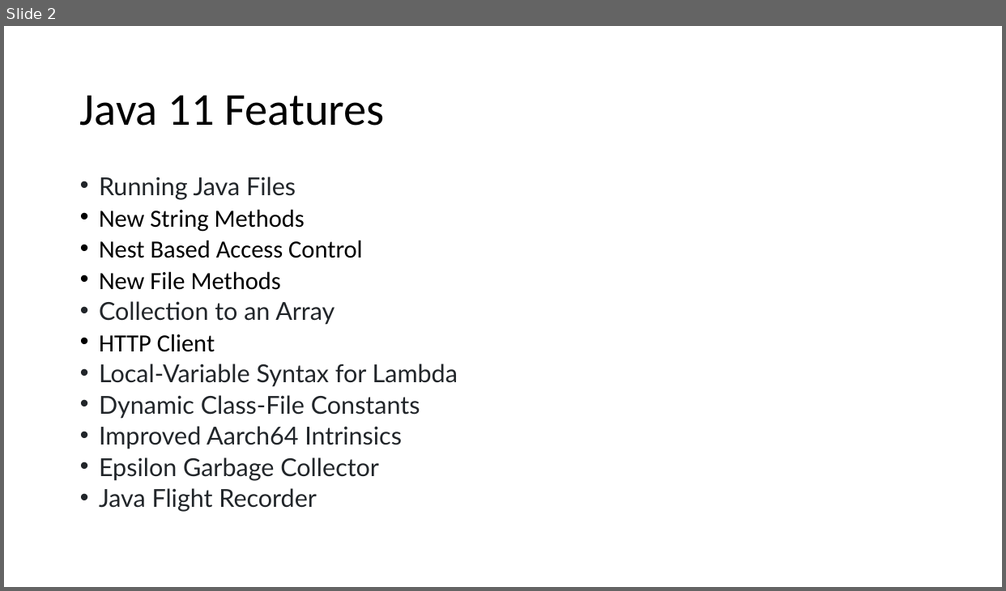
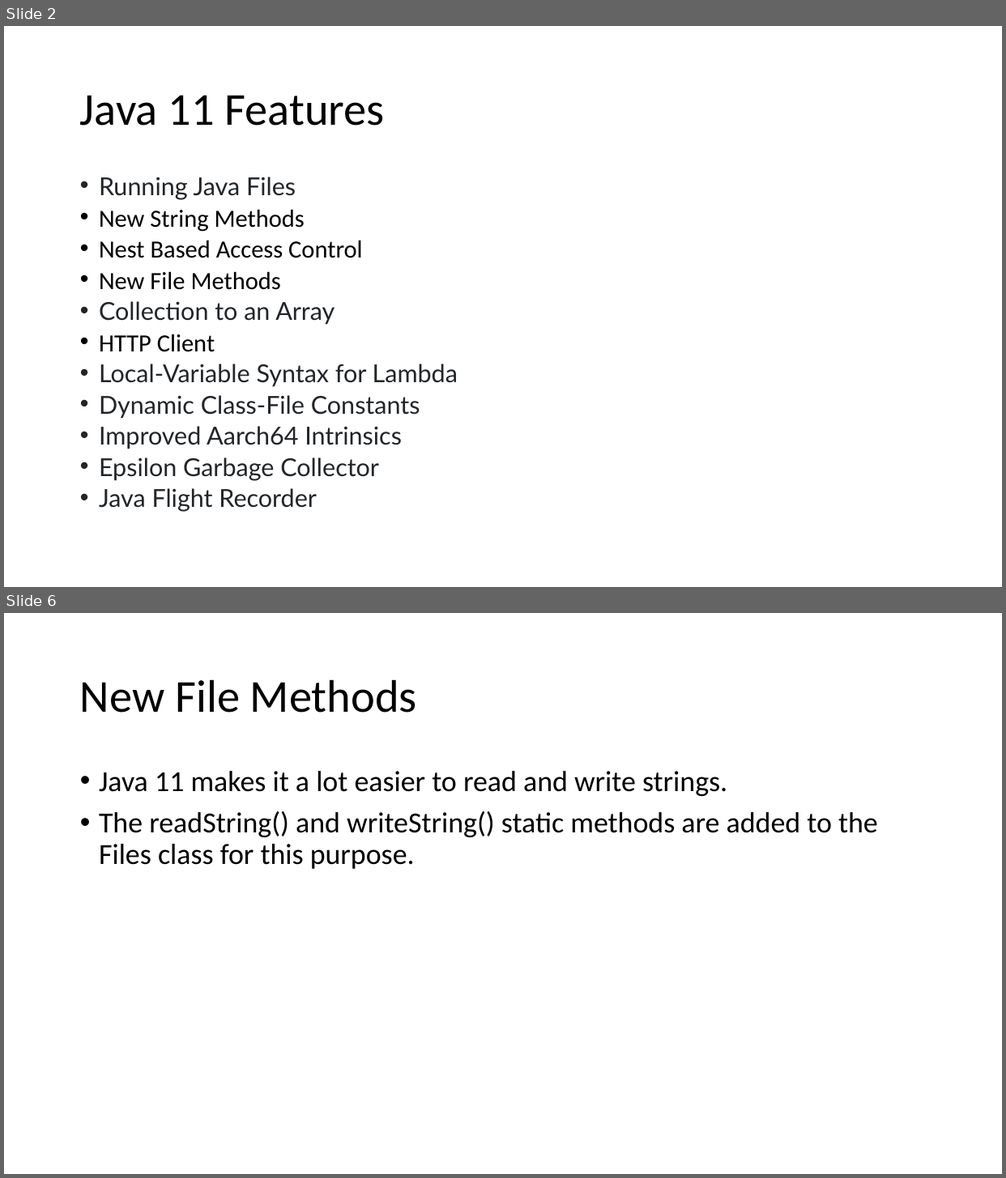
Before and after one commit to techelly/gladvancejavatraining, a slide deck: content/Java 11 Features.pptx. Shown one above the other, each under a label of ours: slide 2 before the commit, slides 2 and 6 after it; the slides between them are not shown. The pictures are 1006x591 and 1006x1178 pixels, drawn with LibreOffice and Linux fonts; fonts in the diff are those of the drawing. Boxes give left, top, right and bottom in pixels: in the first picture for what was removed or moved away, otherwise in the second. Text is boxed around its words. In the diff, an @@ line names an element or a change of style, - is before the commit and + after.

Commit message:
daythree classwork

```diff
--- a/content/Java 11 Features.pptx
+++ b/content/Java 11 Features.pptx
@@ slide 6 added at <box>4,613,1002,1174</box>, background #FFFFFF @@
@@ title added at <box>80,679,417,713</box>, 44 pt, text #000000 @@
+New File Methods
@@ text added at <box>99,771,878,869</box>, 28 pt, text #000000 @@
+• Java 11 makes it a lot easier to read and write strings.
+• The readString() and writeString() static methods are added to the Files class for this purpose.
```
Also in this commit, not shown: 1 slide changed, 12 other slides added, 36 other files.
